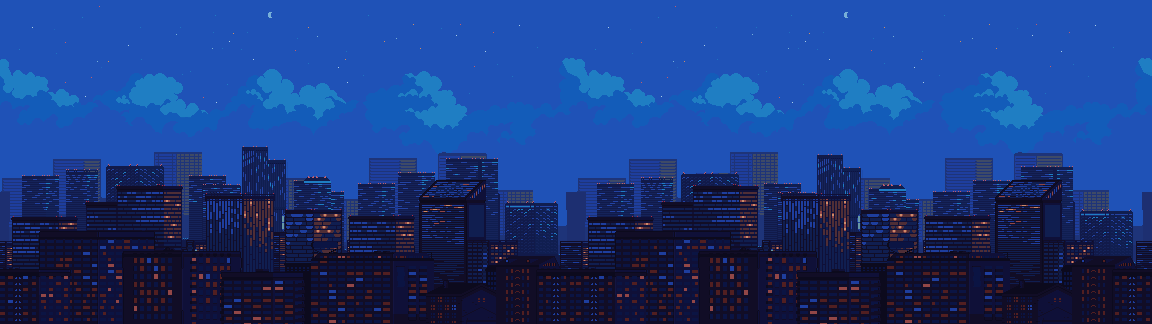
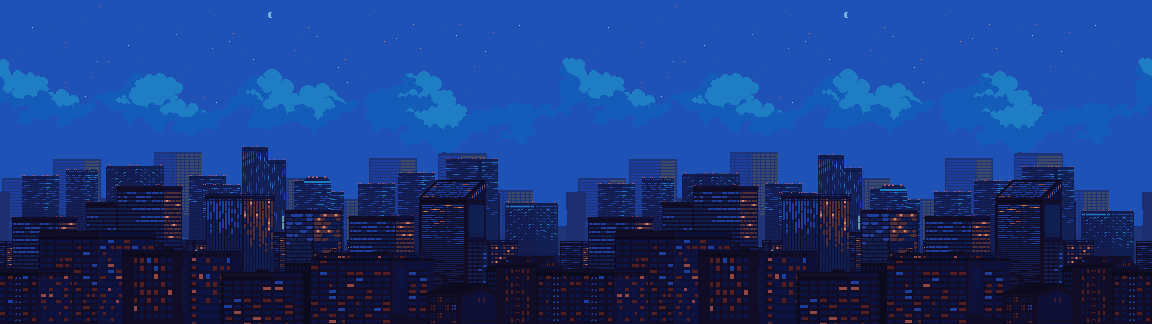
Comparing the layer stacks of the two (1152, 324) images. Changes:
renamed "04" to "5.png", painted on it over [142, 229, 1136, 264]
renamed "02" to "3.png", painted on it over [142, 154, 1136, 264]
